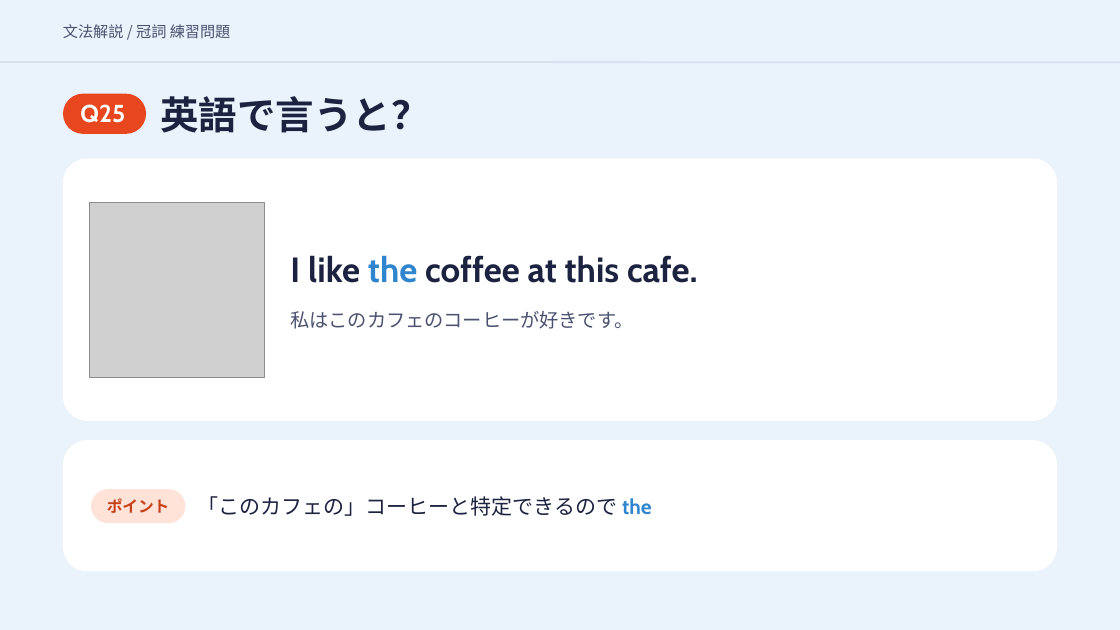
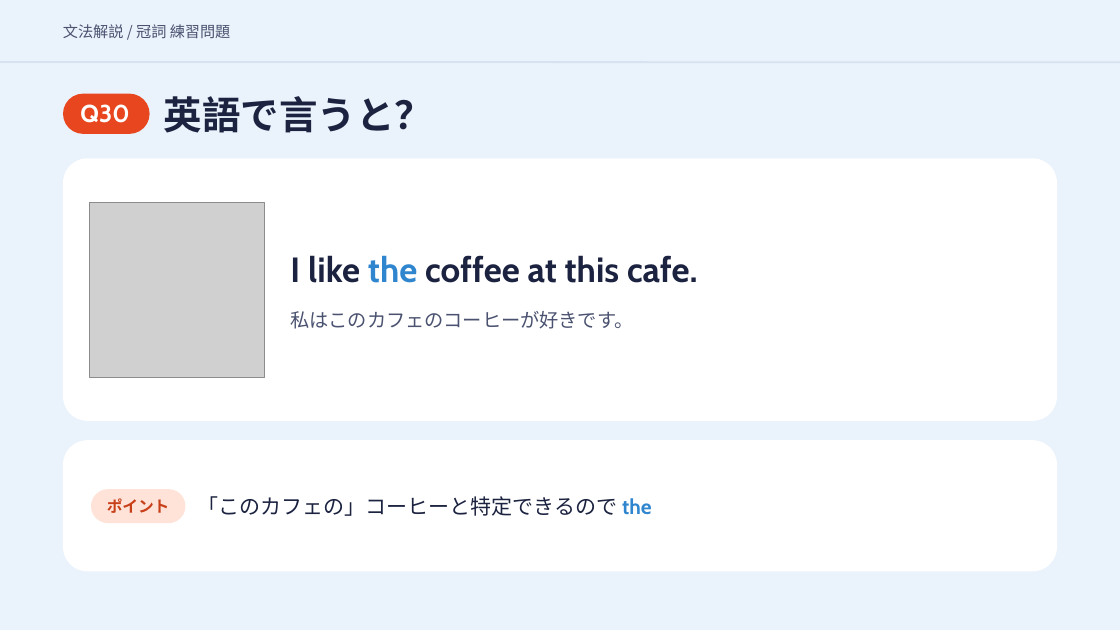
Before and after one commit to hinakajisaki-dev/hina-english, a slide deck: slide 67 of matome/articles-4/articles-4-slides.pptx (slide 57 before the commit). Drawn at 1120x630 pixels with LibreOffice and Linux fonts; fonts in the diff are those of the drawing; grey boxes stand for pictures. Boxes give left, top, right and bottom in pixels: in the first picture for what was removed or moved away, otherwise in the second. Text is boxed around its words. In the diff, an @@ line names an element or a change of style, - is before the commit and + after.

```diff
--- a/matome/articles-4/articles-4-slides.pptx
+++ b/matome/articles-4/articles-4-slides.pptx
@@ text "英語で言うと？": place and size @@
-text "英語で言うと？" at [160, 96, 429, 133]
+text "英語で言うと？" at [164, 96, 433, 133]
@@ rounded rectangle: place and size @@
-rounded rectangle at [63, 93, 146, 134]
+rounded rectangle at [63, 93, 150, 134]
@@ text at [80, 104, 129, 123]: text changed @@
-Q25
+Q30
```
Also in this commit, not shown: 28 other slides changed, 10 slides added, 3 other files.
